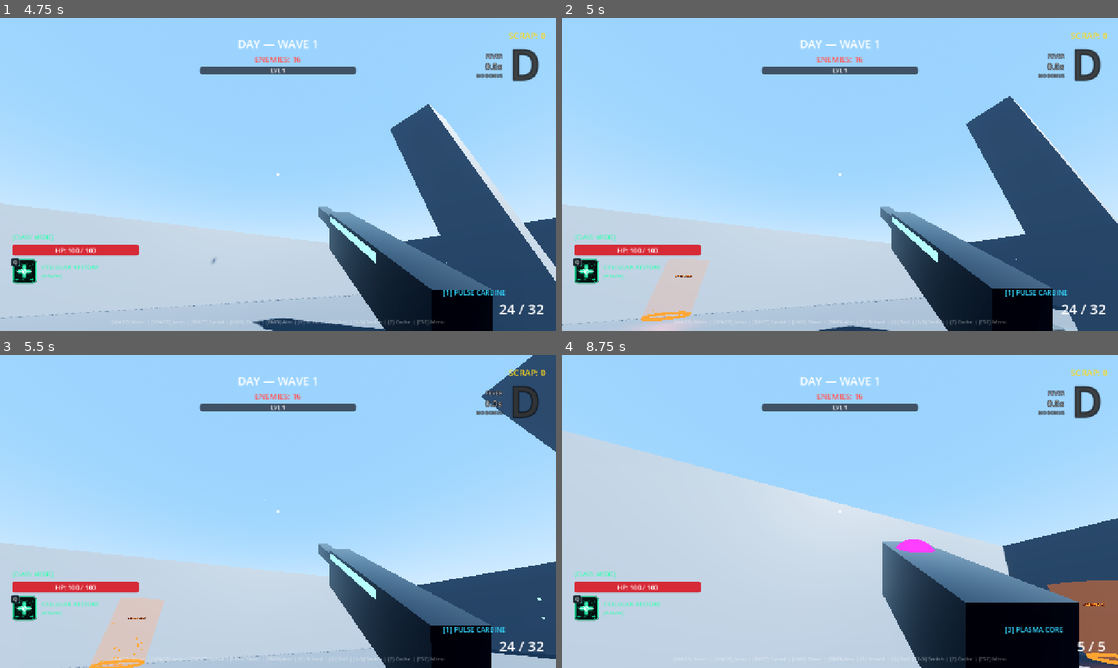
Above: before the commit, frames 1-4 (two rows, left to right).
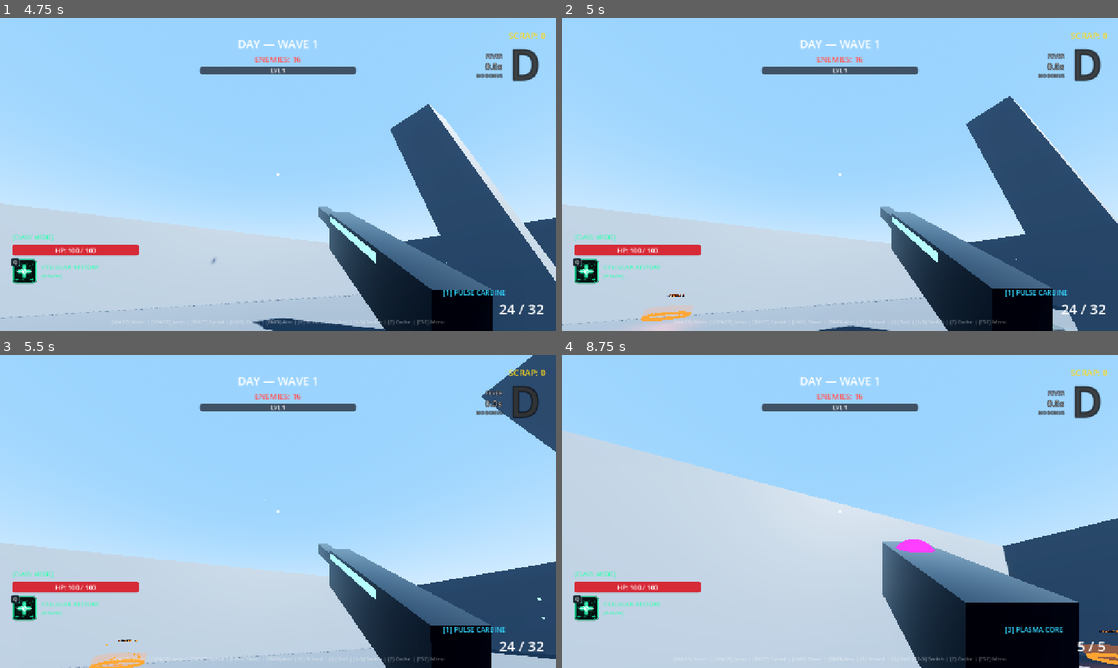
Above: after the commit, the same moments.

Repository: YuriSekaii/CyberHorde-FPS-Roguelike
Game: Godot game, scene res://scenes/main.tscn
The game is run twice, just before and just after one commit, with the same random seed, the same clock (stepped at 60 frames per second) and the same inputs.
Inputs (mouse positions are in pixels of both pictures, inside the frame that each line leads up to):
- Up to frame 1 (4.75 s): click "🎮 SINGLE PLAYER (SOLO)" at 0.5 s; click "DEPLOY MEDIC (1)" at 1.25 s; tap Enter at 2 s; move the mouse to (272, 180) at 2.02 s; hold Right mouse button (aim) 2.03-2.78 s; hold W (move_forward) 2.03-4.28 s; click (272, 180) at 2.17 s; tap Space (jump) at 2.27, 2.57, 3.02, 3.32, 4.52 s; move the mouse to (316, 177) at 2.77 s; tap E (interact) at 2.85 s; move the mouse to (233, 171) at 3.52 s; press the mouse at (233, 171) at 3.53 s; move the mouse to (283, 174) at 4.27 s; release the mouse at (283, 174) at 4.28 s; hold A (move_left) from 4.28 s (still down); tap Shift (sprint) at 4.35 s; click (283, 174) at 4.42 s
- Up to frame 2 (5 s): keep holding A (move_left); tap Space (jump) at 4.82 s
- Up to frame 3 (5.5 s): move the mouse to (255, 505) at 5.02 s; release A (move_left) at 5.03 s; hold W (move_forward) from 5.03 s (still down); hold F8 (toggle_dmg_numbers) from 5.03 s (still down); tap Space (jump) at 5.27 s
- Up to frame 4 (8.75 s): tap Space (jump) at 5.57, 6.02, 6.32, 7.52, 7.82, 8.27, 8.57 s; tap R (reload) at 5.65 s; move the mouse to (867, 511) at 5.77 s; release F8 (toggle_dmg_numbers) at 5.78 s; tap 1 (weapon_1) at 5.85 s; move the mouse to (812, 511) at 6.52 s; hold 2 (weapon_2) 6.53-7.28 s; click (812, 511) at 6.67 s; move the mouse to (851, 505) at 7.27 s; release W (move_forward) at 7.28 s; hold D (move_right) 7.28-8.03 s; tap 3 (weapon_3) at 7.35 s; move the mouse to (834, 517) at 8.02 s; hold W (move_forward) from 8.03 s (still down); tap Enter at 8.1 s

Frame 1 is identical in both runs. In frame 2, less than 0.1% of the frame differs, in the area x 16-24%, y 82-95%; in frame 3, 1.5%; in frame 4, 1.7%, in the area x 87-100%, y 72-93%.

Commit message:
visual: lower spawn telegraph portals so they don't block the view
- Pillar glow 3.5m -> 0.5m tall (Void Spawner sky beacon unchanged)
- Sparks rise to ~1.4m instead of ~3m (velocity 1-2.5 -> 0.5-1.2, lift 2.5 -> 0.8)
- Countdown label 2.4m -> 1.2m

Co-Authored-By: Claude Opus 5.5 <noreply@anthropic.com>

Diff:
--- a/scenes/world/spawn_indicator.tscn
+++ b/scenes/world/spawn_indicator.tscn
@@ -35,7 +35,7 @@
 material = SubResource("StandardMaterial3D_pillar")
 top_radius = 1.3
 bottom_radius = 1.3
-height = 3.5
+height = 0.5
 
 [sub_resource type="StandardMaterial3D" id="StandardMaterial3D_spark"]
 shading_mode = 0
@@ -60,7 +60,7 @@
 mesh = SubResource("CylinderMesh_disc")
 
 [node name="Pillar" type="MeshInstance3D" parent="MeshRoot"]
-transform = Transform3D(1, 0, 0, 0, 1, 0, 0, 0, 1, 0, 1.75, 0)
+transform = Transform3D(1, 0, 0, 0, 1, 0, 0, 0, 1, 0, 0.25, 0)
 mesh = SubResource("CylinderMesh_pillar")
 
 [node name="Sparks" type="CPUParticles3D" parent="."]
@@ -75,9 +75,9 @@
 emission_ring_inner_radius = 0.5
 direction = Vector3(0, 1, 0)
 spread = 20.0
-gravity = Vector3(0, 2.5, 0)
-initial_velocity_min = 1.0
-initial_velocity_max = 2.5
+gravity = Vector3(0, 0.8, 0)
+initial_velocity_min = 0.5
+initial_velocity_max = 1.2
 color = Color(1, 0.5, 0.1, 1)
 
 [node name="BurstParticles" type="CPUParticles3D" parent="."]
@@ -102,7 +102,7 @@
 omni_range = 3.6
 
 [node name="Label3D" type="Label3D" parent="."]
-transform = Transform3D(1, 0, 0, 0, 1, 0, 0, 0, 1, 0, 2.4, 0)
+transform = Transform3D(1, 0, 0, 0, 1, 0, 0, 0, 1, 0, 1.2, 0)
 billboard = 1
 modulate = Color(1, 0.42, 0.08, 1)
 outline_modulate = Color(0, 0, 0, 0.95)
--- a/scripts/world/spawn_indicator.gd
+++ b/scripts/world/spawn_indicator.gd
@@ -2,6 +2,8 @@
 
 @export var type_id: int = 0
 @export var duration: float = 3.0
+
+const PILLAR_HEIGHT: float = 0.5
 
 var net_name: String = ""
 var time_left: float = 3.0
@@ -142,8 +144,9 @@
 			cyl.height = 9.0
 			pillar.position.y = -4.25
 		else:
-			cyl.height = 3.5
-			pillar.position.y = 1.75
+			# Low glow hugging the ground, so it never blocks the view
+			cyl.height = PILLAR_HEIGHT
+			pillar.position.y = PILLAR_HEIGHT * 0.5
 		pillar.mesh = cyl
 
 	if ring_mat:
Not shown, changed: README.md
